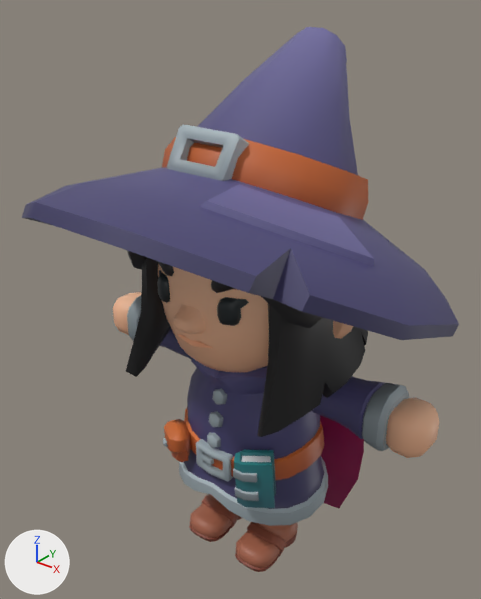
An edit to the glTF model assets/characters/mage.glb, drawn before and after from the same camera.
One viewpoint serves both versions: a 50 mm lens placed at (1.77, -2.31, 2.86), pointed at (-0.07, -0.01, 1.43). Lighting does not change. The marker at lower left points along +X, +Y and +Z. The older version comes first. Vertices at exactly the same position are counted once.

The older version as bpy lines, for what is in view:
```python
ob_mage_armleft = bpy.data.objects.new('Mage_ArmLeft', me_mage_armleft)
ob_mage_armleft.location = (0.0, 0.0, 0.0)
ob_mage_armright = bpy.data.objects.new('Mage_ArmRight', me_mage_armright)
ob_mage_armright.location = (0.0, 0.0, 0.0)
ob_mage_body = bpy.data.objects.new('Mage_Body', me_mage_body)
ob_mage_body.location = (0.0, 0.0, 0.0)
ob_mage_cape = bpy.data.objects.new('Mage_Cape', me_mage_cape)
ob_mage_cape.location = (0.0, 0.0, 0.0)
ob_mage_hat = bpy.data.objects.new('Mage_Hat', me_mage_hat)
ob_mage_hat.location = (0.0, 0.0, 0.0)
ob_mage_head = bpy.data.objects.new('Mage_Head', me_mage_head)
ob_mage_head.location = (0.0, 0.0, 0.0)
ob_mage_legleft = bpy.data.objects.new('Mage_LegLeft', me_mage_legleft)
ob_mage_legleft.location = (0.0, 0.0, 0.0)
ob_mage_legright = bpy.data.objects.new('Mage_LegRight', me_mage_legright)
ob_mage_legright.location = (0.0, 0.0, 0.0)
```
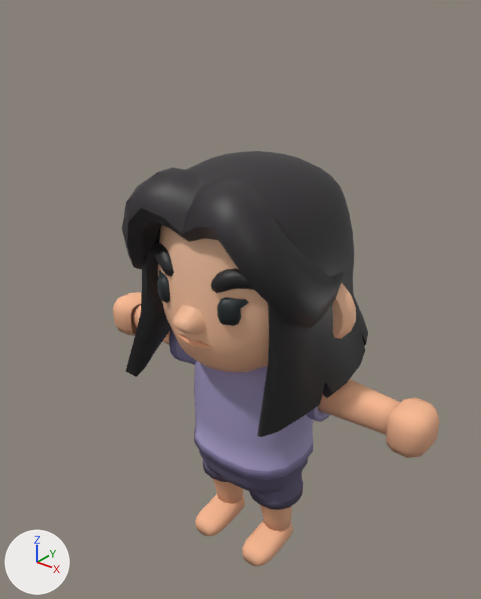
What differs and where, as boxes [x1, y1, x2, y2] in the pictures (481 x 599 px):
'Mage_Hat', deleted (blue)
    before: [22, 27, 459, 340]
'Mage_Body', reshaped, recoloured (28% narrower, 12% shorter)
    before: [163, 357, 328, 526]
    after: [194, 361, 313, 510]
'Mage_ArmLeft', reshaped
    before: [266, 366, 440, 458]
    after: [306, 379, 440, 458]
'Mage_Cape', deleted (red)
    before: [320, 415, 364, 508]
'Mage_LegLeft', reshaped, recoloured
    before: [235, 522, 298, 572]
    after: [242, 505, 293, 567]
'Mage_LegRight', reshaped, recoloured
    before: [189, 494, 242, 542]
    after: [195, 479, 245, 536]
'Mage_ArmRight', reshaped (6% wider, 9% taller)
    before: [113, 292, 191, 359]
    after: [113, 292, 196, 365]
part 1 of me_mage_armleft, added (mostly hidden)
    after: [306, 406, 330, 422]
part 2 of me_mage_armleft, added (beige)
    after: [318, 379, 401, 435]
part 3 of me_mage_armleft, deleted
    before: [266, 366, 409, 451]
part 4 of me_mage_armleft, recoloured (brown to beige)
    both: [386, 397, 440, 458]
part 5 of me_mage_armright, added
    after: [169, 329, 196, 365]
part 6 of me_mage_armright, added (mostly hidden)
    after: [131, 304, 170, 345]
part 7 of me_mage_armright, deleted
    before: [127, 296, 191, 359]
part 8 of me_mage_armright, recoloured
    both: [114, 292, 141, 335]
part 9 of me_mage_body, rebuilt (28% narrower, 29% shorter)
    before: [163, 357, 328, 526]
    after: [194, 361, 313, 480]
part 10 of me_mage_body, added (purple)
    after: [249, 471, 303, 510]
part 11 of me_mage_body, added (mostly hidden)
    after: [203, 460, 227, 482]
part 12 of me_mage_body, added (purple)
    after: [199, 450, 308, 494]
part 13 of me_mage_body, deleted
    before: [196, 439, 233, 482]
part 14 of me_mage_body, deleted
    before: [200, 453, 214, 465]

Edits to the bpy script that builds the scene:
```text
Add mat_plain_clothes:
    mat_plain_clothes = bpy.data.materials.new('plain_clothes')
    mat_plain_clothes.use_nodes = True; mat_plain_clothes.node_tree.nodes.clear()
    _N = mat_plain_clothes.node_tree.nodes; _L = mat_plain_clothes.node_tree.links
    n0 = _N.new('ShaderNodeBsdfPrincipled'); n0.name = 'Principled BSDF'
    n0.inputs[2].default_value = 0.85  # 'Roughness'
    n1 = _N.new('ShaderNodeOutputMaterial'); n1.name = 'Material Output'
    n2 = _N.new('ShaderNodeVertexColor'); n2.name = 'Color Attribute'
    _L.new(n0.outputs[0], n1.inputs[0])  # 'BSDF' to 'Surface'
    _L.new(n2.outputs[0], n0.inputs[0])  # 'Color' to 'Base Color'
Change me_mage_armleft:
    remove me_mage_armleft.from_pydata(...)  # 236 vertices, 468 faces; spans x 0.089..0.971, y -0.136..0.136, z 0.957..1.252
    add me_mage_armleft.from_pydata(...)  # 270 vertices, 502 faces; spans x 0.14..0.971, y -0.138..0.138, z 0.964..1.25
    me_mage_armleft part 1: a new loose piece of 112 vertices spanning x 0.14..0.455, y -0.138..0.138, z 0.964..1.25, in mat_plain_clothes
    me_mage_armleft part 2: a new loose piece of 96 vertices spanning x 0.16..0.815, y -0.1..0.1, z 1.007..1.207, in mat_plain_clothes
    me_mage_armleft part 3: 174 vertices removed from x 0.089..0.799, y -0.136..0.136, z 0.957..1.252
    me_mage_armleft part 4: 108 faces spanning x 0.799..0.971, y -0.116..0.116, z 0.985..1.206 switch from mat_mage (picture img_mage_texture) to mat_plain_clothes
Change me_mage_armright:
    remove me_mage_armright.from_pydata(...)  # 236 vertices, 468 faces; spans x -0.971..-0.089, y -0.136..0.136, z 0.957..1.252
    add me_mage_armright.from_pydata(...)  # 270 vertices, 502 faces; spans x -0.971..-0.14, y -0.138..0.138, z 0.964..1.25
    me_mage_armright part 5: a new loose piece of 112 vertices spanning x -0.455..-0.14, y -0.138..0.138, z 0.964..1.25, in mat_plain_clothes
    me_mage_armright part 6: a new loose piece of 96 vertices spanning x -0.815..-0.16, y -0.1..0.1, z 1.007..1.207, in mat_plain_clothes
    me_mage_armright part 7: 174 vertices removed from x -0.799..-0.089, y -0.136..0.136, z 0.957..1.252
    me_mage_armright part 8: 108 faces spanning x -0.971..-0.799, y -0.116..0.116, z 0.985..1.206 switch from mat_mage (picture img_mage_texture) to mat_plain_clothes
Change me_mage_body:
    remove me_mage_body.from_pydata(...)  # 629 vertices, 1230 faces; spans x -0.426..0.426, y -0.387..0.376, z 0.354..1.309
    remove me_mage_body.materials.append(mat_mage)  # picture img_mage_texture
    add me_mage_body.from_pydata(...)  # 528 vertices, 984 faces; spans x -0.318..0.318, y -0.258..0.278, z 0.355..1.285
    me_mage_body part 9: the loose piece of 565 vertices spanning x -0.426..0.426, y -0.387..0.376, z 0.354..1.309 is rebuilt with 240 vertices and now spans x -0.318..0.318, y -0.258..0.278, z 0.6..1.285, in mat_plain_clothes
    me_mage_body part 10: a new loose piece of 112 vertices spanning x 0.03..0.306, y -0.142..0.142, z 0.355..0.57, in mat_plain_clothes
    me_mage_body part 11: a new loose piece of 112 vertices spanning x -0.306..-0.03, y -0.142..0.142, z 0.355..0.57, in mat_plain_clothes
    me_mage_body part 12: a new loose piece of 64 vertices spanning x -0.296..0.296, y -0.232..0.252, z 0.45..0.64, in mat_plain_clothes
    me_mage_body part 13: the loose piece of 48 vertices spanning x -0.108..0.109, y -0.348..-0.244, z 0.596..0.751 is deleted
    me_mage_body part 14: the loose piece of 16 vertices spanning x -0.087..0.006, y -0.34..-0.304, z 0.653..0.691 is deleted
    add me_mage_body.materials.append(mat_plain_clothes)
Change me_mage_legleft:
    remove me_mage_legleft.from_pydata(...)  # 467 vertices, 930 faces; spans x 0.046..0.291, y -0.281..0.128, z -0.002..0.529
    remove me_mage_legleft.materials.append(mat_mage)  # picture img_mage_texture
    add me_mage_legleft.from_pydata(...)  # 192 vertices, 376 faces; spans x 0.071..0.271, y -0.232..0.1, z 0.0..0.52
    me_mage_legleft part 15: 467 vertices removed from x 0.046..0.291, y -0.281..0.128, z -0.002..0.529; 192 vertices added at x 0.071..0.271, y -0.232..0.1, z 0.0..0.52
    add me_mage_legleft.materials.append(mat_plain_clothes)
Change me_mage_legright:
    remove me_mage_legright.from_pydata(...)  # 467 vertices, 930 faces; spans x -0.291..-0.046, y -0.281..0.128, z -0.002..0.529
    remove me_mage_legright.materials.append(mat_mage)  # picture img_mage_texture
    add me_mage_legright.from_pydata(...)  # 192 vertices, 376 faces; spans x -0.271..-0.071, y -0.232..0.1, z 0.0..0.52
    me_mage_legright part 16: 467 vertices removed from x -0.291..-0.046, y -0.281..0.128, z -0.002..0.529; 192 vertices added at x -0.271..-0.071, y -0.232..0.1, z 0.0..0.52
    add me_mage_legright.materials.append(mat_plain_clothes)
Remove ob_mage_cape:
    ob_mage_cape = bpy.data.objects.new('Mage_Cape', me_mage_cape)
Remove ob_mage_hat:
    ob_mage_hat = bpy.data.objects.new('Mage_Hat', me_mage_hat)
```
